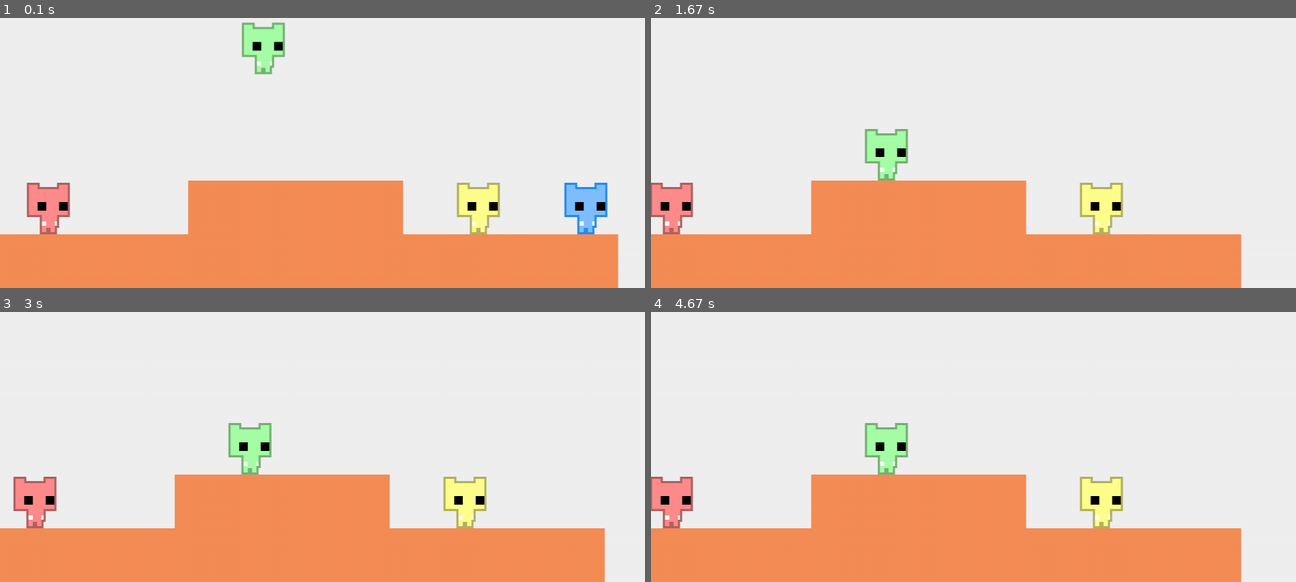
Above: before the commit, frames 1-4 (two rows, left to right).
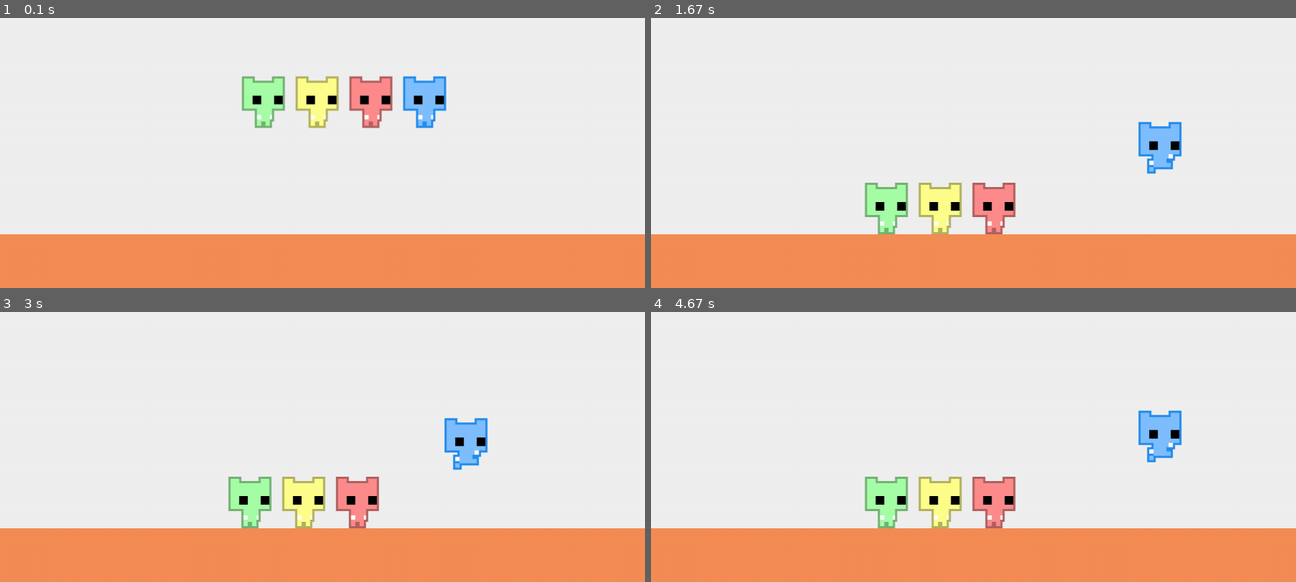
Above: after the commit, the same moments.

Repository: Jaden505/Pico-MAPPO
Game: pygame game, started from Game/game.py
Same seed, same stepped clock (60 frames per second), same inputs: the game is played once before the commit and once after it.
Inputs:
- Up to frame 1 (0.1 s): no input
- Up to frame 2 (1.67 s): hold Space 0.33-0.8 s; hold Right 0.33-0.8 s; hold Right 0.83-1.3 s; tap Space at 0.9, 1.2, 1.4 s; hold Right from 1.33 s (still down)
- Up to frame 3 (3 s): tap Space at 1.7, 1.9, 2.2, 2.47, 2.77, 2.9 s; release Right at 1.8 s; hold Left 1.83-2.37 s; hold Left 2.4-2.8 s; hold Right from 2.83 s (still down)
- Up to frame 4 (4.67 s): tap Space at 3.2, 3.57, 3.87, 4.07, 4.37, 4.57 s; release Right at 3.47 s; hold Left 3.5-3.97 s; hold Right 4-4.47 s; hold Right from 4.5 s (still down)

The runs differ from the first frame. In frame 1, 16% of the frame differs, in the area x 4-100%, y 1-100%; in frame 2, 12%; in frame 3, 12%; in frame 4, 12%.

Commit message:
refactored code for player class

Diff:
--- a/Game/game.py
+++ b/Game/game.py
@@ -1,5 +1,5 @@
 from player import Player
-from utils import find_mutual_xcenter
+from utils import find_mutual_xcenter, event_to_action
 
 import pygame
 import sys
@@ -8,12 +8,18 @@
     def __init__(self, headless_training=False):
         pygame.init()
         pygame.display.set_caption('Pico Park')
+        screen_width, screen_height = 1200, 800
 
-        self.screen = pygame.display.set_mode((1200, 800))
+        self.screen = pygame.display.set_mode((screen_width, screen_height))
         self.clock = pygame.time.Clock()
-        self.player = Player((1100, 600))
-        self.agents = [Player((900, 600), 'yellow'), Player((100, 600), 'red'), Player((500, 300), 'green')]
-        self.static_obstacles = [pygame.Rect(0, 700, 1200, 100), pygame.Rect(400, 600, 400, 200)]
+        self.player = Player((1100, 400))
+        self.agents = [Player((900, 400), 'yellow'), Player((1000, 400), 'red'), Player((800, 400), 'green')]
+        self.static_obstacles = [
+            pygame.Rect(0, 700, 12000, 100), # Floor
+            ]
+        self.objectives = [
+
+        ]
 
     def draw_objects(self, offset):
         self.screen.fill((240,240,240)) # Beige background
@@ -48,7 +54,8 @@
                     pygame.quit()
                     sys.exit()
 
-                self.player.on_key_update(event, dt)
+                action = event_to_action(event, self.player.vx)
+                self.player.handle_input(action, dt)
 
             pygame.display.update()
 
--- a/Game/player.py
+++ b/Game/player.py
@@ -43,56 +43,27 @@
         self.rect = pygame.Rect(self.x, self.y, self.width, self.height)
 
         # Extras
-        self.walk_cycle_ind = 0 # Which run sprite image to show in sequence
-        self.push_cycle_ind = 0
-
+        self.cycle_ind = 0 # Which run sprite image to show in sequence
         self.cycle_len = len(self.walk_right)
         self.anim_timer = 0
         self.anim_speed = 0.15  # seconds per frame
 
 
     def update_sprite(self, dt):
-        if self.vx == 0 and self.vy == 0 and not self.jumping:
+        if self.vx == 0 and self.vy == 0 and not self.jumping: # standing still
             self.sprite = self.stand_left if self.facing_left else self.stand_right
+
         elif self.jumping:
             self.sprite = self.jump_left if self.facing_left else self.jump_right
+
         elif self.pushing:
-            self.anim_timer += dt
+            self.cycle_sprites(self.push_left if self.facing_left else self.push_right, dt)
 
-            if self.anim_timer > self.anim_speed:
-                self.sprite = self.push_left[self.push_cycle_ind] if self.facing_left else self.push_right[self.push_cycle_ind]
-                self.push_cycle_ind = self.push_cycle_ind+1 if self.push_cycle_ind < self.cycle_len-1 else 0
-                self.anim_timer = 0
-        else:
-            self.anim_timer += dt
-
-            if self.anim_timer > self.anim_speed:
-                self.sprite = self.walk_left[self.walk_cycle_ind] if self.facing_left else self.walk_right[self.walk_cycle_ind]
-                self.walk_cycle_ind = self.walk_cycle_ind+1 if self.walk_cycle_ind < self.cycle_len-1 else 0
-                self.anim_timer = 0
-
-    def on_key_update(self, event, dt):
-        if event.type == pygame.KEYDOWN:
-            if event.key == pygame.K_LEFT:
-                self.vx = -self.acx * dt
-                self.facing_left = True
-
-            if event.key == pygame.K_RIGHT:
-                self.vx = self.acx * dt
-                self.facing_left = False
-
-            if event.key == pygame.K_SPACE and not self.jumping:
-                self.jumping = True
-                self.vy = -self.acy
-
-        if event.type == pygame.KEYUP:
-            if event.key == pygame.K_LEFT and self.vx < 0:
-                self.vx = 0
-            if event.key == pygame.K_RIGHT and self.vx > 0:
-                self.vx = 0
+        else: # walking
+            self.cycle_sprites(self.walk_left if self.facing_left else self.walk_right, dt)
 
 
-    def on_agent_input(self, key, dt):
+    def handle_input(self, key, dt):
         if key == 'left':
             self.vx = -self.acx * dt
             self.facing_left = True
@@ -108,7 +79,7 @@
 
     def move_and_collide(self, static_obstacles, dt):
         self.x += self.vx * dt
-        self.rect = pygame.Rect(self.x, self.y, self.width, self.height)
+        self.rect.x = self.x
 
         self.pushing = False
 
@@ -130,7 +101,6 @@
         if self.vy < self.acy: # apply jump gravity
             self.vy += self.jump_gravity
 
-
         self.y += self.vy * dt
         self.rect.y = self.y
 
@@ -146,6 +116,16 @@
                     self.jumping = False
 
                 self.vy = 0
+                self.rect.y = self.y
+
+    def cycle_sprites(self, sprites, dt):
+        """Helper function to cycle through a list of sprites."""
+        self.anim_timer += dt
+
+        if self.anim_timer > self.anim_speed:
+            self.sprite = sprites[self.cycle_ind]
+            self.cycle_ind = (self.cycle_ind + 1) % len(sprites)
+            self.anim_timer = 0
 
     @property
     def foot_hitbox(self):
--- a/Game/utils.py
+++ b/Game/utils.py
@@ -27,3 +27,14 @@
     total_x = player.x + sum(a.x for a in agents)
     count = 1 + len(agents)
     return total_x // count
+
+def event_to_action(event, vx):
+    """Helper function to convert pygame events to player actions."""
+    if event.type == pygame.KEYDOWN:
+        if event.key == pygame.K_LEFT: return 'left'
+        if event.key == pygame.K_RIGHT: return 'right'
+        if event.key == pygame.K_SPACE: return 'jump'
+    if event.type == pygame.KEYUP:
+        if event.key == pygame.K_LEFT and vx < 0: return 'stand'
+        if event.key == pygame.K_RIGHT and vx > 0: return 'stand'
+    return None
Empty file added: Game/key.py
Binary file added: Game/sprites/door_closed.png
Binary file added: Game/sprites/door_open.png
Binary file added: Game/sprites/key.png
